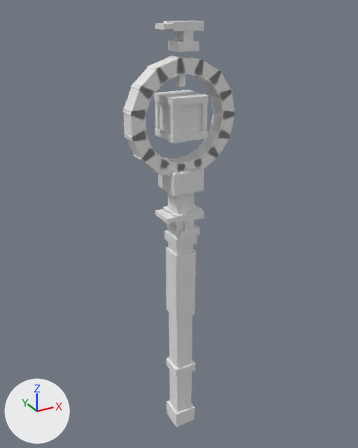
One commit to the OBJ model src/main/resources/assets/ashbound/models/mesh/hearth_staff.obj: the scene before it, then after it.
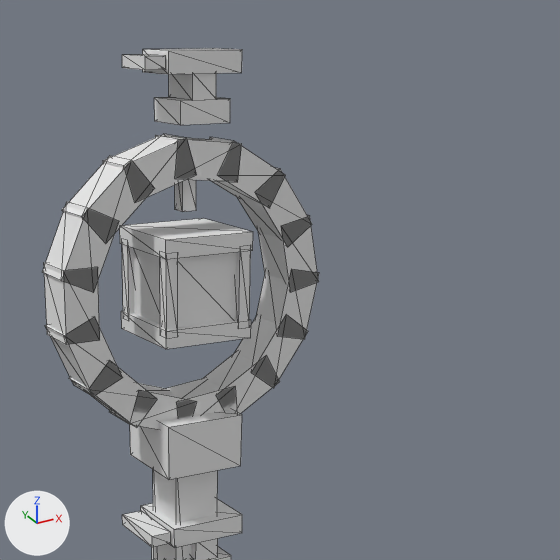
Each version appears first whole from a 50 mm lens placed at (-0.96, -3.14, 2.1), pointed at (0.53, -0.42, 0.74), and next in a close-up on the part from 29% to 93% of the width and 0% to 51% of the height. Every picture has the same lights, and +X, +Y and +Z are marked at lower left. The older version's two pictures come first. The close-ups show mesh edges as thin lines. Where no turn or scale is listed for an object, it has been applied to the vertices.

The older version as bpy lines, for what is in view:
```python
me_hearth_staff = bpy.data.meshes.new('hearth_staff')
me_hearth_staff.from_pydata(...)  # 312 vertices, 468 faces; spans x 0.15..0.86, y -0.62..-0.38, z -0.9..2.02
# faces by material slot: [456, 12]
me_hearth_staff.materials.append(mat_blade)  # its picture is missing
me_hearth_staff.materials.append(mat_glow)  # its picture is missing
ob_hearth_staff = bpy.data.objects.new('hearth_staff', me_hearth_staff)
ob_hearth_staff.location = (0.0, 0.0, 0.0)
```
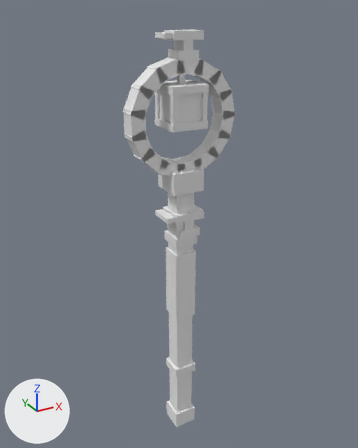
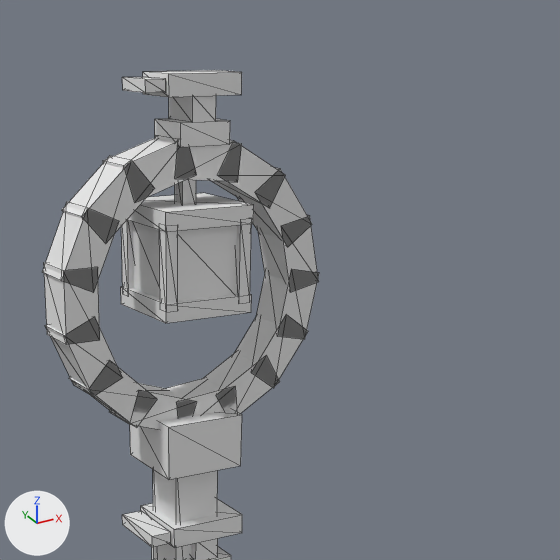
Edits to the scene script, one JSON object a line:
```json
{"block": "me_hearth_staff", "where": "# used by ob_hearth_staff; location = (0.0, 0.0, 0.0)"}
{"op": "remove", "block": "me_hearth_staff", "code": "me_hearth_staff.from_pydata(...)  # 312 vertices, 468 faces; spans x 0.15..0.86, y -0.62..-0.38, z -0.9..2.02"}
{"op": "add", "block": "me_hearth_staff", "code": "me_hearth_staff.from_pydata(...)  # 312 vertices, 468 faces; spans x 0.15..0.86, y -0.62..-0.38, z -0.9..1.98"}
{"block": "me_hearth_staff", "change": "me_hearth_staff part 1: the loose piece of 8 vertices spanning x 0.38..0.62, y -0.62..-0.38, z 1.37..1.41 is moved by (0.0, 0.0, 0.06)"}
{"block": "me_hearth_staff", "change": "me_hearth_staff part 2: the loose piece of 8 vertices spanning x 0.38..0.62, y -0.62..-0.38, z 1.58..1.62 is moved by (0.0, 0.0, 0.06)"}
{"block": "me_hearth_staff", "change": "me_hearth_staff part 3: the loose piece of 8 vertices spanning x 0.38..0.42, y -0.42..-0.38, z 1.39..1.59 is moved by (0.0, 0.0, 0.06)"}
{"block": "me_hearth_staff", "change": "me_hearth_staff part 4: the loose piece of 8 vertices spanning x 0.38..0.42, y -0.62..-0.58, z 1.39..1.59 is moved by (0.0, 0.0, 0.06)"}
{"block": "me_hearth_staff", "change": "me_hearth_staff part 5: the loose piece of 8 vertices spanning x 0.58..0.62, y -0.62..-0.58, z 1.39..1.59 is moved by (0.0, 0.0, 0.06)"}
{"block": "me_hearth_staff", "change": "me_hearth_staff part 6: the loose piece of 8 vertices spanning x 0.42..0.61, y -0.56..-0.44, z 1.97..2.02 is moved by (0.0, 0.0, -0.05)"}
{"block": "me_hearth_staff", "change": "me_hearth_staff part 7: the loose piece of 8 vertices spanning x 0.37..0.42, y -0.56..-0.44, z 1.98..2.01 is moved by (0.0, 0.0, -0.05)"}
{"block": "me_hearth_staff", "change": "me_hearth_staff part 8: the loose piece of 8 vertices spanning x 0.49..0.55, y -0.56..-0.44, z 1.92..1.98 is moved by (0.0, 0.0, -0.05)"}
{"block": "me_hearth_staff", "change": "me_hearth_staff part 9: the loose piece of 8 vertices spanning x 0.45..0.58, y -0.56..-0.44, z 1.87..1.92 is moved by (0.0, 0.0, -0.05)"}
{"block": "me_hearth_staff", "change": "me_hearth_staff part 10: the loose piece of 8 vertices spanning x 0.4..0.6, y -0.6..-0.4, z 1.39..1.59 is moved by (0.0, 0.0, 0.06)"}
{"block": "me_hearth_staff", "change": "other edits to the shape of me_hearth_staff do not show in these pictures"}
```

Pixel boxes (x1, y1, x2, y2) of what changed, in the close-ups (560 x 560 px; the box of a moved part takes in the faces that stretch with it):
```json
{"object": "hearth_staff", "change": "reshaped", "before": [42, 48, 319, 560], "after": [42, 70, 319, 560]}
{"part": 1, "of": "me_hearth_staff", "change": "moved or reshaped", "before": [121, 311, 251, 349], "after": [121, 287, 252, 323]}
{"part": 2, "of": "me_hearth_staff", "change": "moved or reshaped", "before": [120, 218, 253, 259], "after": [127, 193, 254, 232]}
{"part": 3, "of": "me_hearth_staff", "change": "moved or reshaped", "before": [122, 244, 134, 314], "after": [121, 220, 134, 289]}
{"part": 4, "of": "me_hearth_staff", "change": "moved or reshaped", "before": [160, 257, 178, 331], "after": [159, 230, 178, 304]}
{"part": 5, "of": "me_hearth_staff", "change": "moved or reshaped", "before": [235, 251, 251, 321], "after": [236, 224, 251, 296]}
{"part": 6, "of": "me_hearth_staff", "change": "moved or reshaped", "before": [143, 48, 242, 74], "after": [143, 70, 242, 97]}
{"part": 7, "of": "me_hearth_staff", "change": "moved or reshaped", "before": [122, 54, 166, 70], "after": [122, 77, 166, 93]}
{"part": 8, "of": "me_hearth_staff", "change": "moved or reshaped", "before": [169, 73, 216, 100], "after": [169, 96, 216, 122]}
{"part": 9, "of": "me_hearth_staff", "change": "moved or reshaped", "before": [154, 97, 230, 125], "after": [155, 119, 230, 147]}
{"part": 10, "of": "me_hearth_staff", "change": "moved or reshaped", "before": [133, 248, 236, 327], "after": [133, 222, 237, 301]}
```
